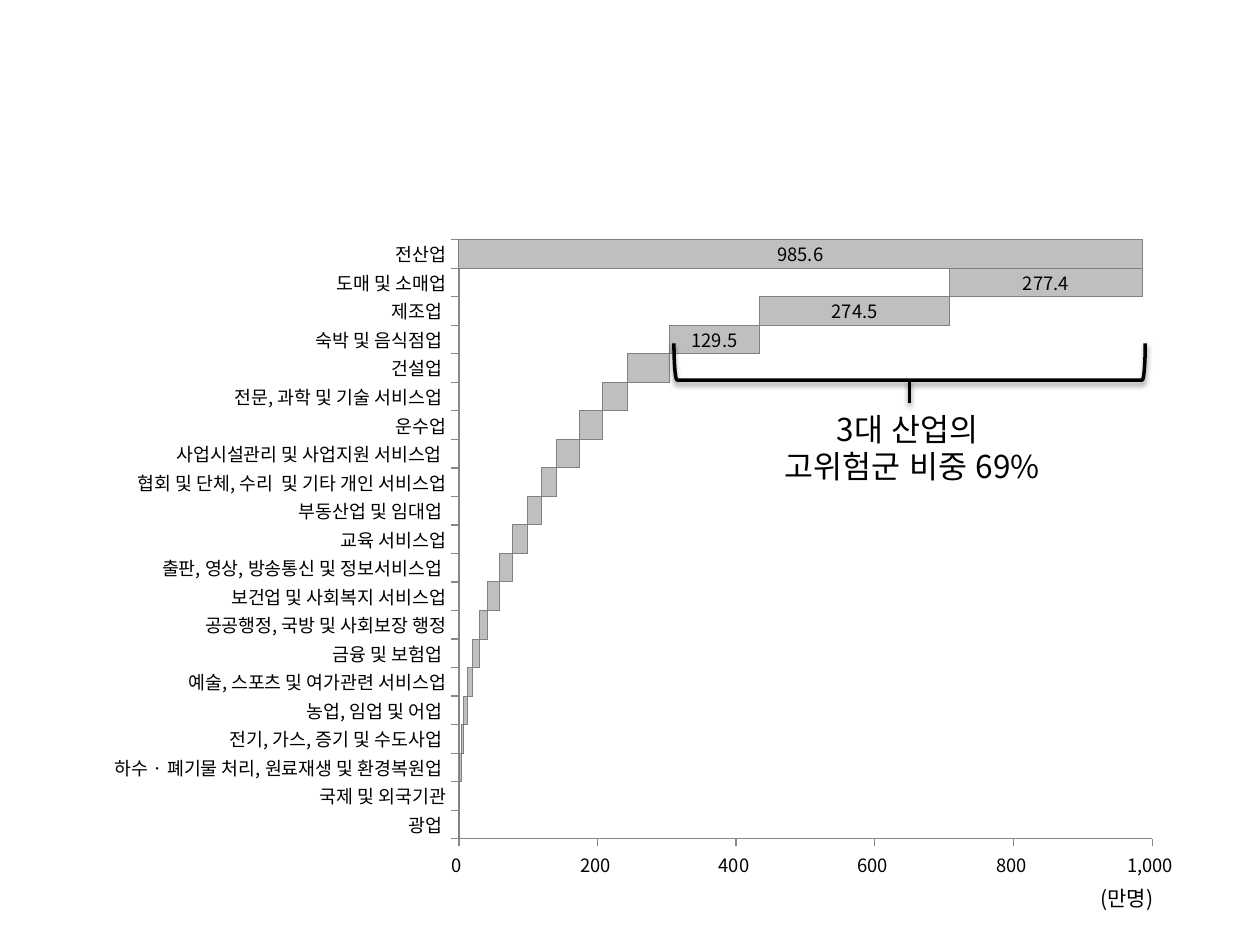
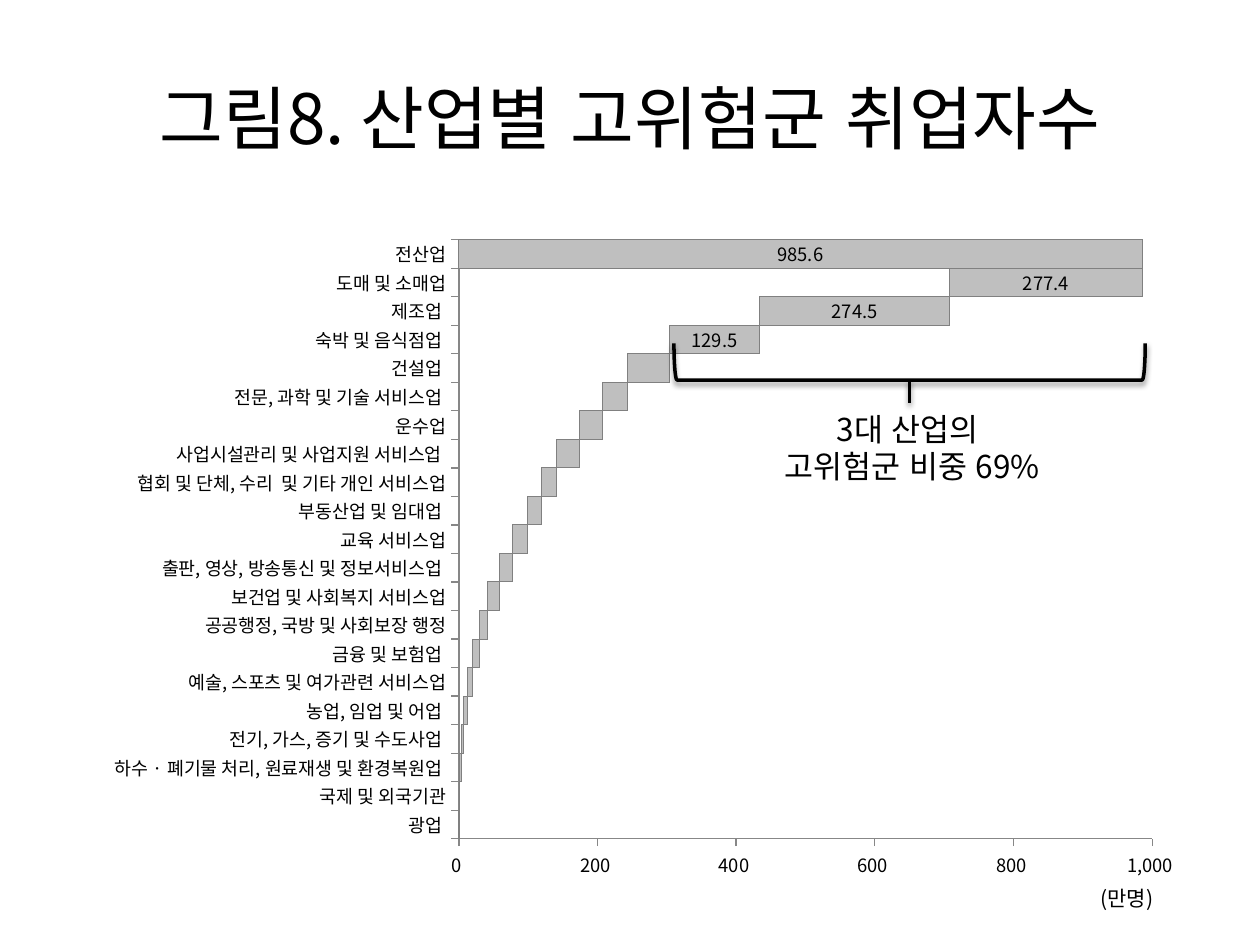
Before and after one commit to externalbrainlab/externalbrainlab.github.io, a slide deck: slide 8 of ppt/차트.pptx (slide 9 before the commit). Drawn at 1260x945 pixels with LibreOffice and Linux fonts; fonts in the diff are those of the drawing; background and template pictures are left out. Boxes give left, top, right and bottom in pixels: in the first picture for what was removed or moved away, otherwise in the second. Text is boxed around its words. In the diff, an @@ line names an element or a change of style, - is before the commit and + after.

```diff
--- a/ppt/차트.pptx
+++ b/ppt/차트.pptx
@@ title added at [160,86,1100,150], 39.6 pt, text #000000 @@
+그림8. 산업별 고위험군 취업자수
```
Also in this commit, not shown: 9 other slides changed, 4 slides added, 9 other files.
